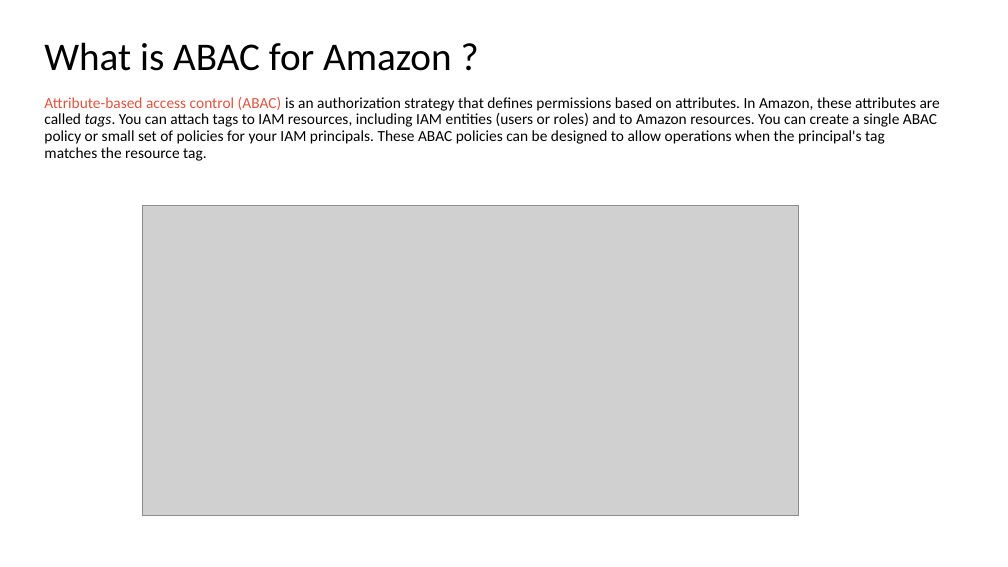
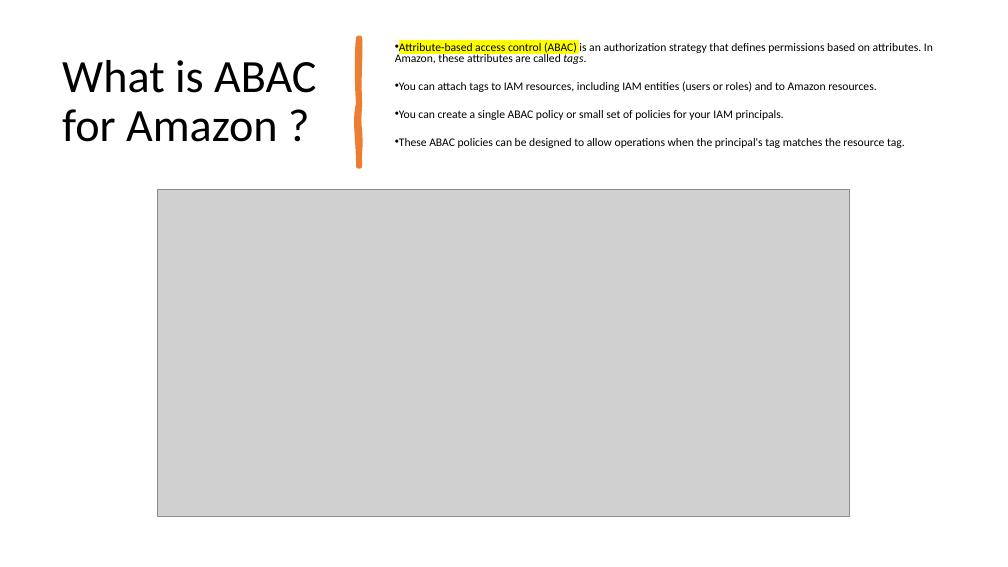
Before and after one commit to IlyaChakun/aws-iba-courses, a slide deck: slide 12 of lecture-materials/Managment&Governance/00-iam/IAM.pptx (slide 9 before the commit). Drawn at 1008x567 pixels with LibreOffice and Linux fonts; fonts in the diff are those of the drawing; grey boxes stand for pictures. Boxes give left, top, right and bottom in pixels: in the first picture for what was removed or moved away, otherwise in the second. Text is boxed around its words. In the diff, an @@ line names an element or a change of style, - is before the commit and + after.

```diff
--- a/lecture-materials/Managment&Governance/00-iam/IAM.pptx
+++ b/lecture-materials/Managment&Governance/00-iam/IAM.pptx
@@ text "Attribute-based access control (ABAC) is ..." at (395,42,933,148): vertical alignment top to middle @@
@@ text "What is ABAC for Amazon ...": place and size @@
-text "What is ABAC for Amazon ..." at (44,42,452,71)
+text "What is ABAC for Amazon ..." at (62,60,316,142)
@@ text "What is ABAC for Amazon ..." at (62,60,316,142): size 28 to 33 pt; line spacing 1 to 0.9; more space between paragraphs; vertical alignment top to middle @@
@@ freeform shape added at (358,37,359,165), fill #ED7D31, outline #ED7D31 3.25 pt @@
@@ text at (395,42,933,148): text changed; size 11 to 8.3 pt @@
-Attribute-based access control (ABAC) is an authorization strategy that defines permissions based on attributes. In Amazon, these attributes are called tags. You can attach tags to IAM resources, including IAM entities (users or roles) and to Amazon resources. You can create a single ABAC policy or small set of policies for your IAM principals. These ABAC policies can be designed to allow operations when the principal's tag matches the resource tag.
+• Attribute-based access control (ABAC) is an authorization strategy that defines permissions based on attributes. In Amazon, these attributes are called tags.
+• You can attach tags to IAM resources, including IAM entities (users or roles) and to Amazon resources.
+• You can create a single ABAC policy or small set of policies for your IAM principals.
+• These ABAC policies can be designed to allow operations when the principal's tag matches the resource tag.
@@ picture: place and size @@
-picture at (143,206,798,515)
+picture at (157,190,850,517)
```
Also in this commit, not shown: 11 other slides changed, 3 slides added, 49 other files.
